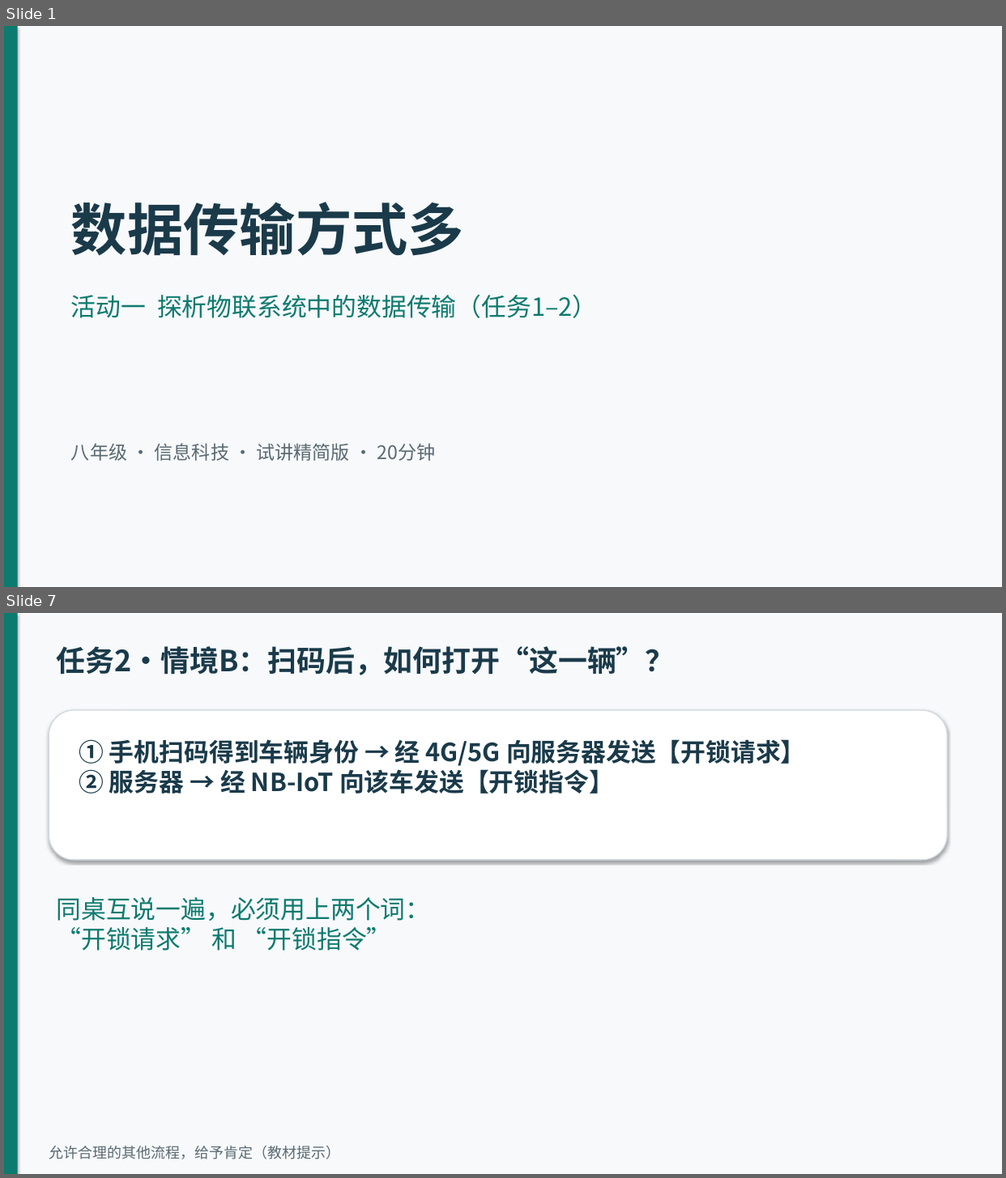
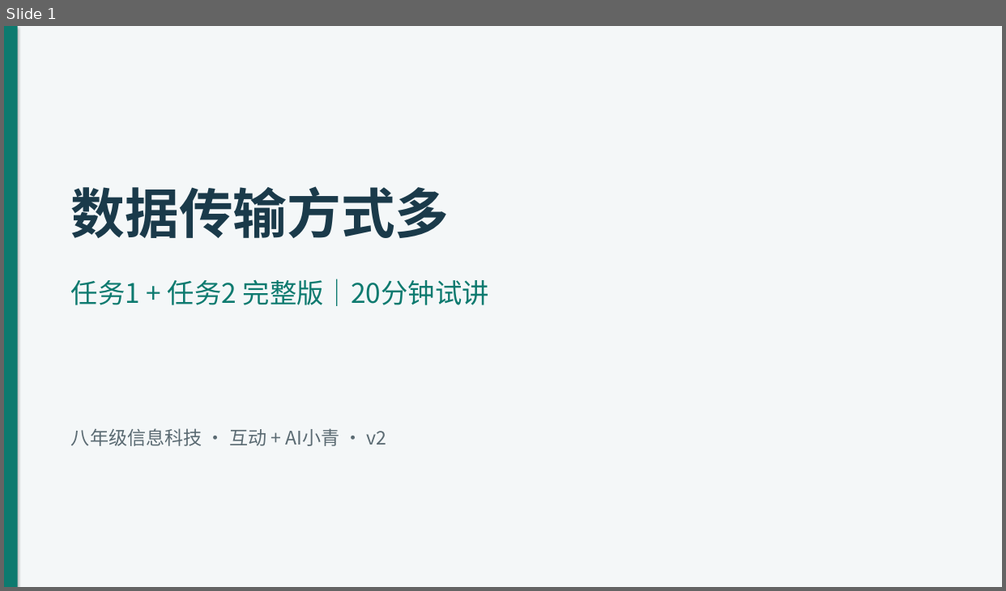
Before and after one commit to Estherqian24/EstherBlog, a slide deck: 第6课-试讲精简版-任务一二-20分钟.pptx. Shown one above the other, each under a label of ours: slides 1 and 7 before the commit, slide 1 after it; the slides between them are not shown. The pictures are 1006x1178 and 1006x591 pixels, drawn with LibreOffice and Linux fonts; fonts in the diff are those of the drawing. Boxes give left, top, right and bottom in pixels: in the first picture for what was removed or moved away, otherwise in the second. Text is boxed around its words. In the diff, an @@ line names an element or a change of style, - is before the commit and + after.

```diff
--- a/第6课-试讲精简版-任务一二-20分钟.pptx
+++ b/第6课-试讲精简版-任务一二-20分钟.pptx
@@ slide 7 removed at (4, 613, 1002, 1174), background #FFFFFF @@
@@ rectangle removed at (4, 613, 1002, 1174) @@
@@ rectangle removed at (4, 613, 18, 1174) @@
@@ text removed at (56, 646, 674, 675) @@
-任务2·情境B：扫码后，如何打开“这一辆”？
@@ rounded rectangle removed at (49, 710, 948, 860) @@
@@ text removed at (79, 739, 806, 794) @@
-① 手机扫码得到车辆身份 → 经 4G/5G 向服务器发送【开锁请求】
-② 服务器 → 经 NB-IoT 向该车发送【开锁指令】
@@ text removed at (56, 897, 430, 951) @@
-同桌互说一遍，必须用上两个词：
-“开锁请求” 和 “开锁指令”
@@ text removed at (49, 1146, 340, 1160) @@
-允许合理的其他流程，给予肯定（教材提示）
@@ slide 1 changed as well @@
@@ rectangle at (4, 26, 1002, 587): fill #F7F9FB to #F4F7F8 @@
@@ text "数据传输方式多": place and size @@
-text "数据传输方式多" at (71, 202, 464, 256)
+text "数据传输方式多" at (71, 186, 450, 238)
@@ text "数据传输方式多" at (71, 186, 450, 238): size 54 to 52 pt @@
@@ text at (71, 279, 489, 306): text changed; size 24 to 26 pt @@
-活动一 探析物联系统中的数据传输（任务1–2）
+任务1 + 任务2 完整版｜20分钟试讲
@@ text at (71, 429, 387, 446): text changed @@
-八年级 · 信息科技 · 试讲精简版 · 20分钟
+八年级信息科技 · 互动 + AI小青 · v2
```
Also in this commit, not shown: 1 other slide changed, 9 slides added, 7 other slides removed, 2 other files.
